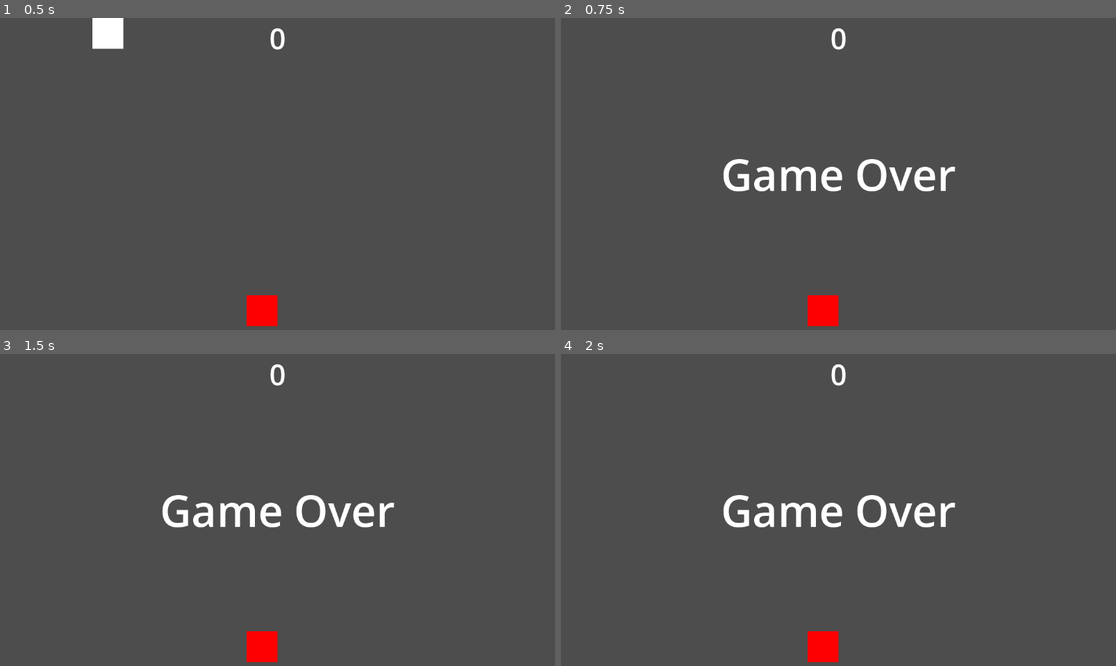
Above: before the commit, frames 1-4 (two rows, left to right).
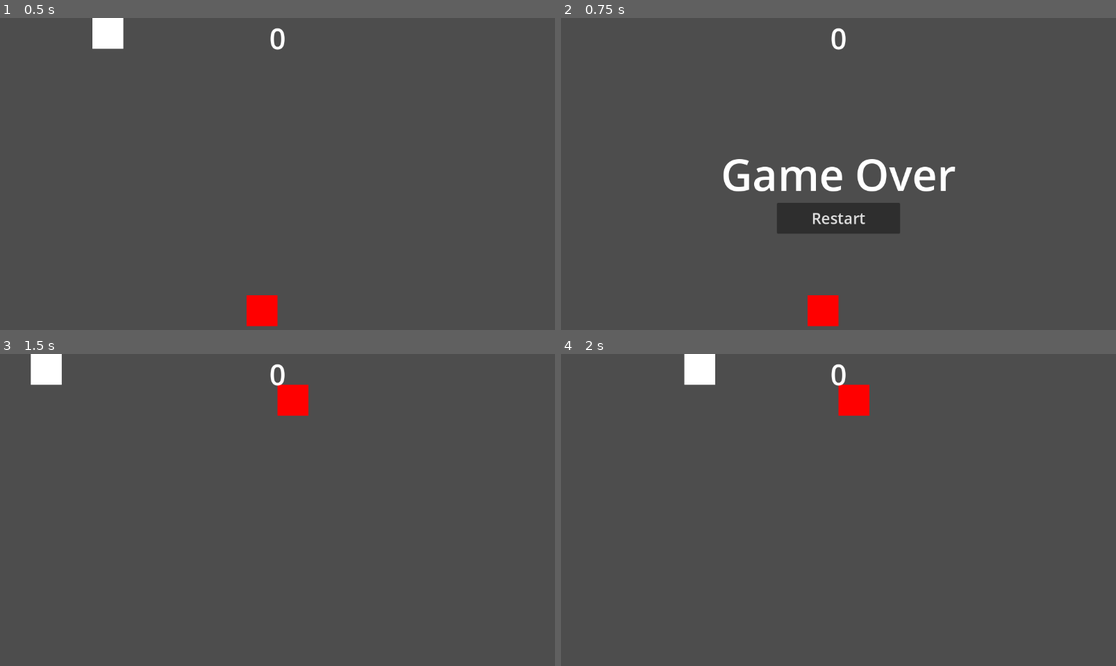
Above: after the commit, the same moments.

Repository: cdevelopment010/godot-snake
Game: Godot game, scene res://scenes/main.tscn
Same seed, same stepped clock (60 frames per second), same inputs: the game is played once before the commit and once after it.
Inputs (mouse positions are in pixels of both pictures, inside the frame that each line leads up to):
- Up to frame 1 (0.5 s): no input
- Up to frame 2 (0.75 s): hold Up (ui_up) from 0.53 s (still down)
- Up to frame 3 (1.5 s): release Up (ui_up) at 1.25 s; click (277, 553) at 1.25 s, where only the run after the commit has a clickable "Restart"
- Up to frame 4 (2 s): no input

Frame 1 is identical in both runs. In frame 2, 2.1% of the frame differs, in the area x 38-62%, y 59-70%; in frame 3, 3.3%, in the area x 5-72%, y 0-99%; in frame 4, 3.3%.

Commit message:
Feat: Restart btn on game over

Diff:
--- a/scenes/hud.tscn
+++ b/scenes/hud.tscn
@@ -16,6 +16,7 @@
 vertical_alignment = 1
 
 [node name="Message" type="Label" parent="."]
+visible = false
 anchors_preset = 14
 anchor_top = 0.5
 anchor_right = 1.0
@@ -25,6 +26,18 @@
 grow_horizontal = 2
 grow_vertical = 2
 theme_override_font_sizes/font_size = 90
+text = "Game Over"
 horizontal_alignment = 1
 vertical_alignment = 1
 autowrap_mode = 3
+
+[node name="Button" type="Button" parent="."]
+visible = false
+offset_left = 448.0
+offset_top = 384.0
+offset_right = 704.0
+offset_bottom = 448.0
+theme_override_font_sizes/font_size = 32
+text = "Restart"
+
+[connection signal="pressed" from="Button" to="." method="_on_button_pressed"]
--- a/scripts/hud.gd
+++ b/scripts/hud.gd
@@ -9,4 +9,14 @@
 	$Message.show()
 
 func show_game_over():
+	$Button.show()
 	show_message("Game Over")
+
+
+
+func _on_button_pressed() -> void:
+	update_score(0)
+	$Message.text = ""
+	$Message.hide()
+	$Button.hide()
+	get_tree().change_scene_to_file("res://scenes/main.tscn")
Not shown, changed: Snake.apple-touch-icon.png.import
Not shown, changed: Snake.icon.png.import
Not shown, changed: Snake.png.import
